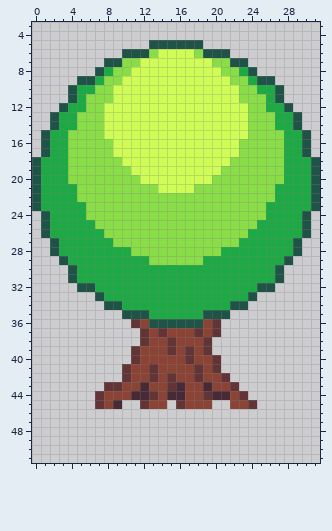
File history of a sprite sheet, Core/assets/images/tree.png. Above is the file before it was changed.
The file is 32x64 pixels. Shown: x 0..31, y 3..51. The old version is drawn lined up with the new one, on the new canvas.
And afterwards:
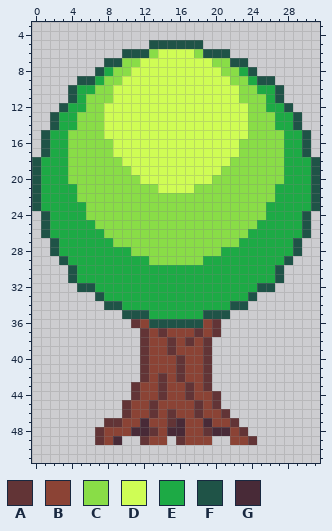
Palette (. is transparent): A #623436  B #8b4335  C #89dd47  D #cffd55  E #1daa45  F #1f5347  G #482a37
Changes in this commit:
canvas 32x64 -> 32x80, the old top-left corner now at 0,-3 (the part of the old canvas that was cut away was empty and is not shown)
@@ x 5..26 @@
 37 .......ABABBBABA......
-38 .......ABBABBBA.......
-39 ......ABBBABABA.......
-40 ......ABBBBBABBA......
-41 .....ABBABBBBABA......
-42 .....ABBABABBABBA.....
-43 ...AABBGBBAGBBGBBA....
-44 ..ABBBGGABGGBBAGGBA...
-45 ..ABG..ABB.ABBB..BBA..
-46 ......................
-47 ......................
-48 ......................
-49 ......................
+38 .......ABBABABA.......
+39 .......ABBABBBA.......
+40 .......ABBBABBA.......
+41 .......ABBBABBA.......
+42 .......ABABABBA.......
+43 ......ABBABBABA.......
+44 ......ABBABBABBA......
+45 .....ABBABBBBABA......
+46 .....ABBABABBABBA.....
+47 ...AABBGBBAGBBGBBA....
+48 ..ABBBGGABGGBBAGGBA...
+49 ..ABG..ABB.ABBB..BBA..
 50 ......................
Boxes around the changes in both pictures, in picture pixels (x1, y1, x2, y2):
changed: (95, 337, 257, 445)
